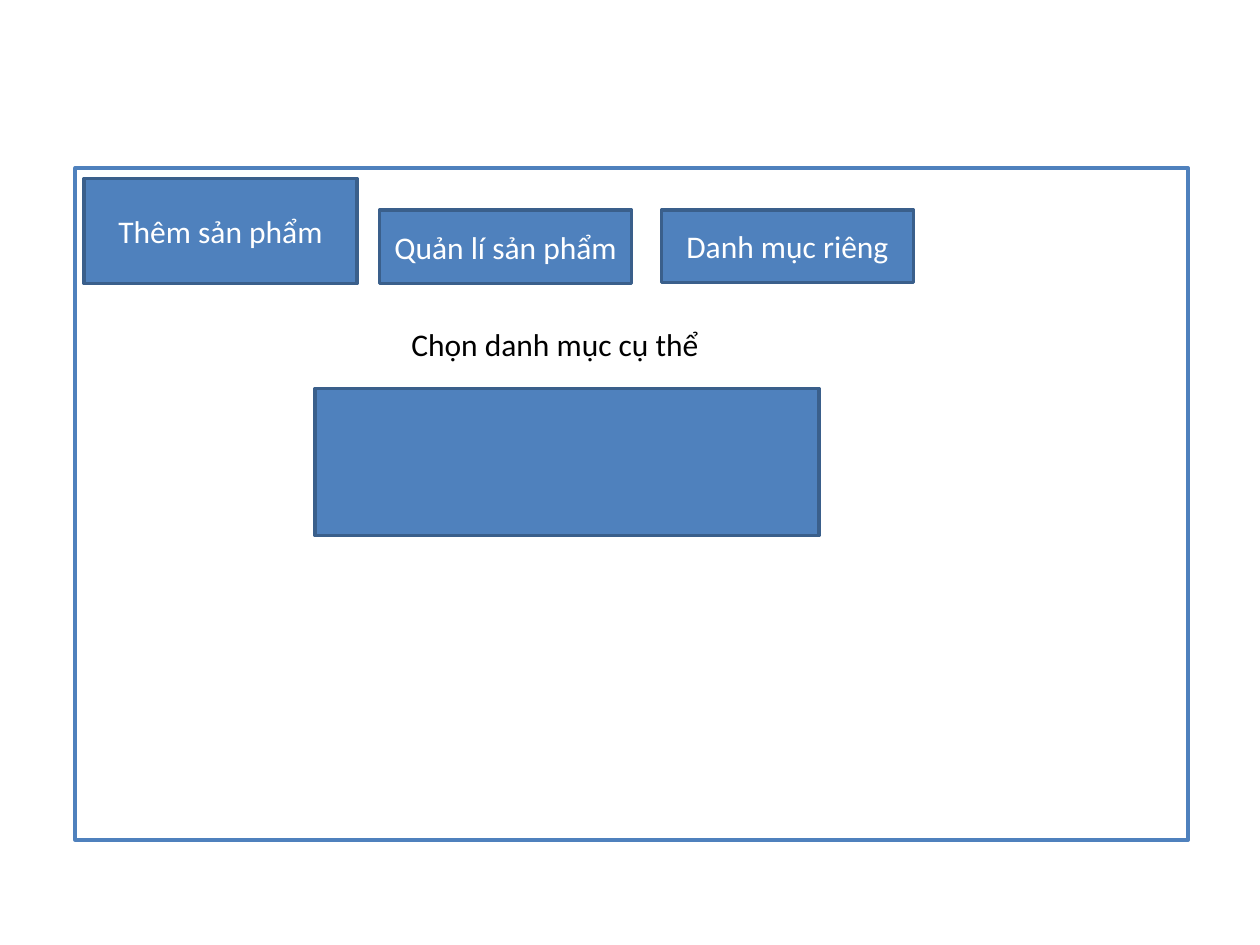
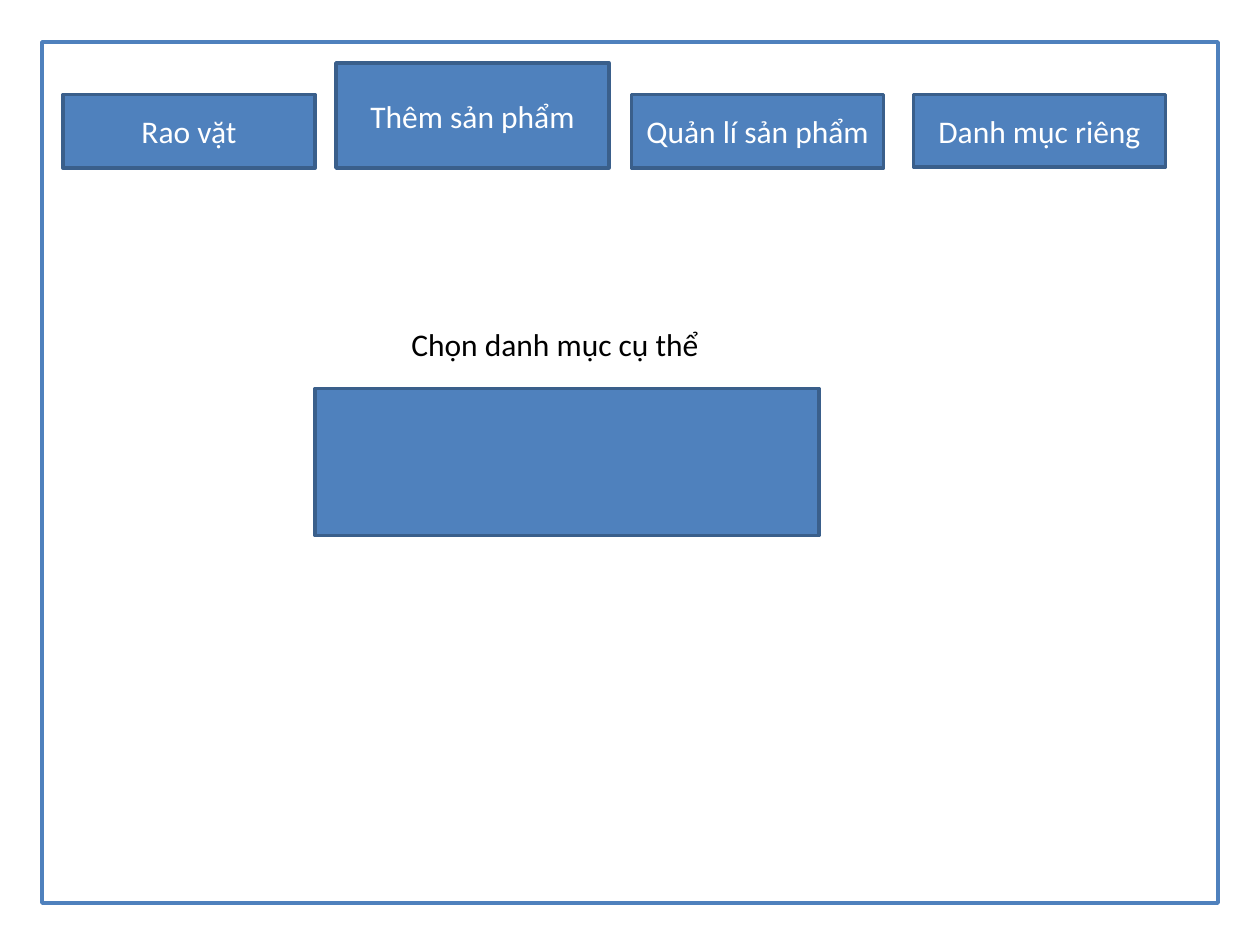
Before and after one commit to smartpad/partner-ui, a slide deck: slide 2 of docs/UI_template.pptx (slide 1 before the commit). Drawn at 1260x945 pixels with LibreOffice and Linux fonts; fonts in the diff are those of the drawing. Boxes give left, top, right and bottom in pixels: in the first picture for what was removed or moved away, otherwise in the second. Text is boxed around its words. In the diff, an @@ line names an element or a change of style, - is before the commit and + after.

```diff
--- a/docs/UI_template.pptx
+++ b/docs/UI_template.pptx
@@ rectangle: place and size @@
-rectangle at [76,168,1188,839]
+rectangle at [42,42,1217,902]
@@ rectangle added at [63,94,315,169], fill #4F81BD, outline #3A5F8C 2 pt, 18 pt, text #FFFFFF @@
+Rao vặt
@@ 3 rectangles: place and size @@
-3 rectangles at [84,179,914,285]
+3 rectangles at [336,63,1166,169]
```
Also in this commit, not shown: 1 slide added.
